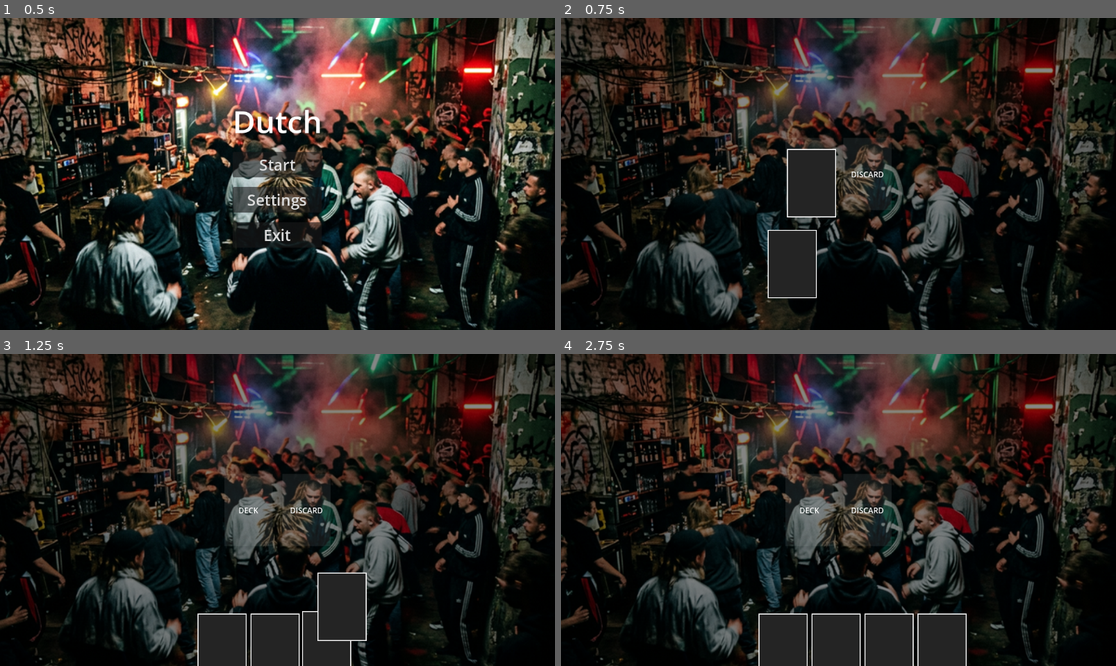
Above: before the commit, frames 1-4 (two rows, left to right).
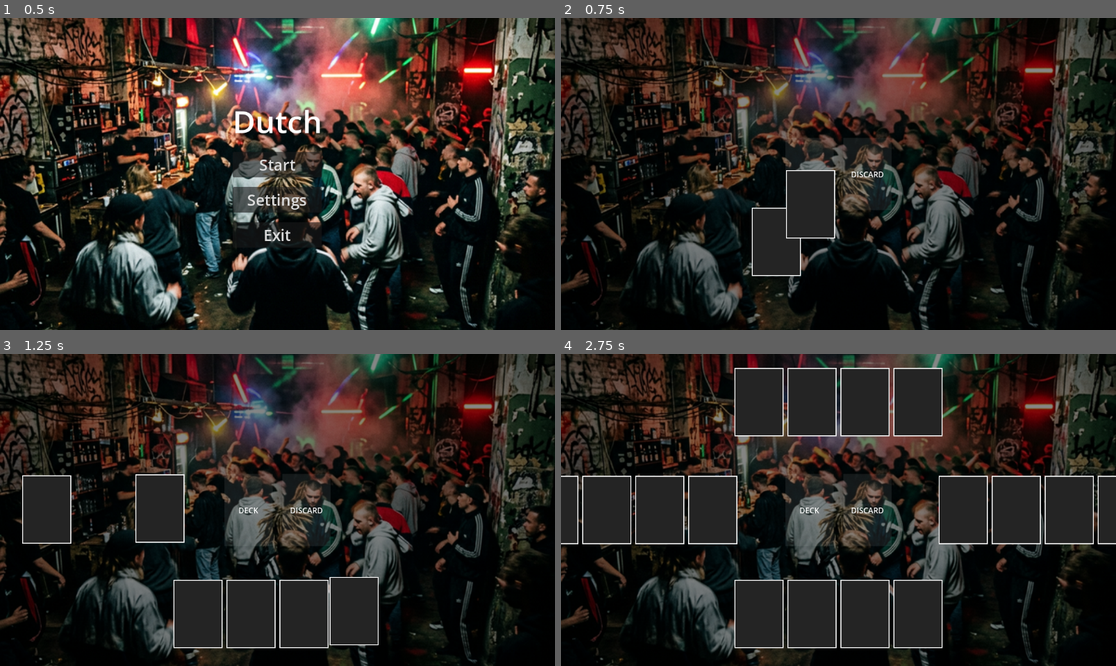
Above: after the commit, the same moments.

Repository: DinVin24/dutch
Game: Godot game, scene res://main_menu.tscn
Two runs of this game, one before a commit and one after it. Both use one fixed random seed, a clock stepped at 60 frames per second and the inputs below.
Inputs (mouse positions are in pixels of both pictures, inside the frame that each line leads up to):
- Up to frame 1 (0.5 s): no input
- Up to frame 2 (0.75 s): click "Start" at 0.5 s
- Up to frame 3 (1.25 s): no input
- Up to frame 4 (2.75 s): move the mouse to (783, 647) at 1.27 s; click (783, 647) at 1.42 s; move the mouse to (838, 647) at 2.02 s; click (838, 647) at 2.17 s

Frame 1 is identical in both runs. In frame 2, 2.6% of the frame differs, in the area x 34-50%, y 41-90%; in frame 3, 8.3%; in frame 4, 23%, in the area x 0-100%, y 4-100%.
Error in both runs: Cannot call method 'show' on a null value. (res://card.gd:20)

Commit message:
Implement dynamic player count (2-4) and fix card centering

Diff:
--- a/game_board.gd
+++ b/game_board.gd
@@ -11,11 +11,11 @@
 	print("Game Board: Ready. Connecting signals...")
 	GameManager.game_state_changed.connect(_on_game_state_changed)
 
-	# Wait for a frame to ensure the UI containers have calculated their positions
 	await get_tree().process_frame
 
 	print("Game Board: Starting game...")
-	GameManager.start_game()
+	# For testing: Initialize with 4 players (can be 2, 3, or 4)
+	GameManager.initialize_game(4)
 
 func _on_game_state_changed(new_state):
 	match new_state:
@@ -23,39 +23,50 @@
 			_handle_initial_deal()
 
 func _handle_initial_deal():
-	print("Game Board: Dealing 4 cards to Player (Bottom)...")
+	print("Game Board: Dealing cards to ", GameManager.num_players, " players...")
 	var card_scene = preload("res://card.tscn")
 	var card_spacing = 110.0
-	var total_cards = 4
+	var cards_per_player = 4
+	var card_width = 100.0
 
-	# Start position: centered relative to the bottom marker
-	var start_x = player_pos_bottom.global_position.x - (card_spacing * (total_cards - 1)) / 2.0
-	var y_pos = player_pos_bottom.global_position.y
+	# Map player index to Marker2D nodes
+	var positions = [player_pos_bottom]
+	if GameManager.num_players == 2:
+		positions.append(player_pos_top)
+	elif GameManager.num_players == 3:
+		positions.append(player_pos_left)
+		positions.append(player_pos_top)
+	elif GameManager.num_players == 4:
+		positions.append(player_pos_left)
+		positions.append(player_pos_top)
+		positions.append(player_pos_right)
 
-	for i in range(total_cards):
-		var card_data_dict = GameManager.deck_manager.draw_card()
-		if card_data_dict.is_empty():
-			break
+	for p_idx in range(GameManager.num_players):
+		var marker = positions[p_idx]
+		# Perfect centering: Subtract half the total spread + half a card width
+		var start_x = marker.global_position.x - (card_spacing * (cards_per_player - 1)) / 2.0 - (card_width / 2.0)
+		var y_pos = marker.global_position.y - 70 # Offset for card height height/2
 
-		var card_inst = card_scene.instantiate()
-		var card_data = CardData.new()
-		card_data.suit = card_data_dict.suit
-		card_data.rank = card_data_dict.rank
-		card_data.value = card_data_dict.value
-		# In Dutch, you usually only see 2 of your 4 cards at the start,
-		# but for this test we'll show them all (face-up)
-		card_data.is_face_up = true
+		for i in range(cards_per_player):
+			var card_data_dict = GameManager.deck_manager.draw_card()
+			if card_data_dict.is_empty(): break
 
-		card_inst.setup(card_data)
-		add_child(card_inst)
+			var card_inst = card_scene.instantiate()
+			var card_data = CardData.new()
+			card_data.suit = card_data_dict.suit
+			card_data.rank = card_data_dict.rank
+			card_data.value = card_data_dict.value
 
-		# Position calculations
-		var target_pos = Vector2(start_x + (i * card_spacing), y_pos)
-		card_inst.global_position = deck_area.global_position # Spawn at deck
+			# Only player's cards are face-up for now (debug)
+			card_data.is_face_up = (p_idx == 0)
 
-		# Simple deal animation
-		var tween = create_tween()
-		tween.tween_property(card_inst, "global_position", target_pos, 0.4).set_trans(Tween.TRANS_QUAD).set_ease(Tween.EASE_OUT)
+			card_inst.setup(card_data)
+			add_child(card_inst)
 
-		# Add a slight delay between cards
-		await get_tree().create_timer(0.15).timeout
+			var target_pos = Vector2(start_x + (i * card_spacing), y_pos)
+			card_inst.global_position = deck_area.global_position
+
+			var tween = create_tween()
+			tween.tween_property(card_inst, "global_position", target_pos, 0.4).set_trans(Tween.TRANS_QUAD).set_ease(Tween.EASE_OUT)
+
+			await get_tree().create_timer(0.1).timeout
--- a/game_manager.gd
+++ b/game_manager.gd
@@ -19,6 +19,10 @@
 var current_state: GameState = GameState.INITIALIZING
 var deck_manager: DeckManager
 
+# Match Settings
+var num_players: int = 4 # Default to 4 players
+var players_info: Array = []
+
 func _ready():
 	deck_manager = DeckManager.new()
 	add_child(deck_manager)
@@ -26,6 +30,18 @@
 	# Initial deck creation
 	deck_manager.create_deck()
 	deck_ready.emit()
+
+func initialize_game(p_count: int = 4):
+	num_players = p_count
+	players_info.clear()
+	for i in range(num_players):
+		players_info.append({
+			"id": i,
+			"name": "Player " + str(i + 1) if i == 0 else "Bot " + str(i),
+			"score": 0,
+			"hand": [] # CardData objects
+		})
+	start_game()
 
 func change_state(new_state: GameState):
 	current_state = new_state
